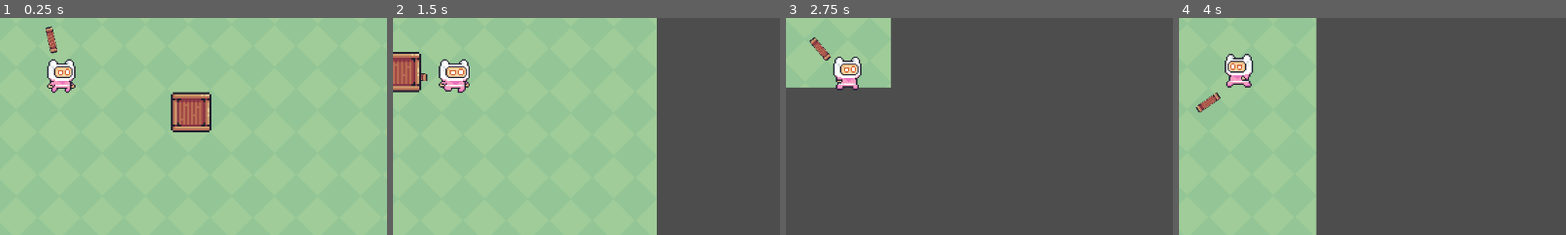
Above: before the commit, frames 1-4 (left to right).
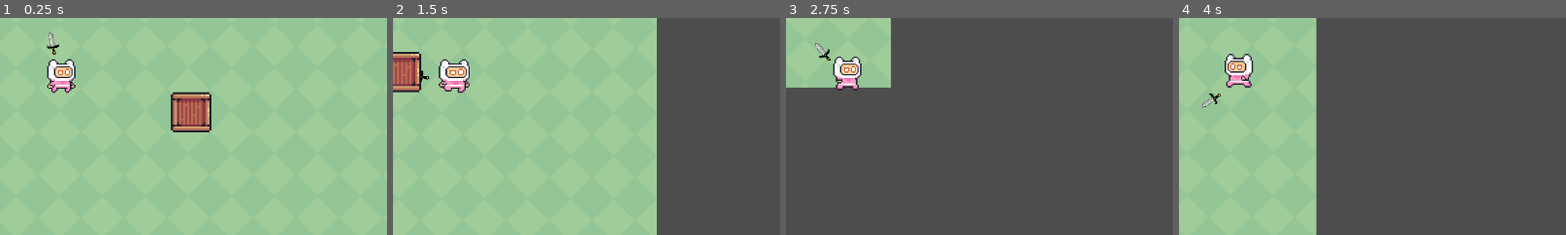
Above: after the commit, the same moments.

Repository: GlitchSkye/Game-test-top-down
Game: Godot game, scene res://game.tscn
Same seed, same stepped clock (60 frames per second), same inputs: the game is played once before the commit and once after it.
Inputs (mouse positions are % of the whole screen's width and height, from its top left):
- Up to frame 1 (0.25 s): no input
- Up to frame 2 (1.5 s): move the mouse to (72, 45) at 0.52 s; hold Right (ui_right) 0.53-1.28 s; move the mouse to (30, 55) at 1.27 s; hold Down (ui_down) from 1.28 s (still down)
- Up to frame 3 (2.75 s): move the mouse to (60, 28) at 2.02 s; release Down (ui_down) at 2.03 s; hold Right (ui_right) from 2.03 s (still down)
- Up to frame 4 (4 s): move the mouse to (45, 70) at 2.77 s; release Right (ui_right) at 2.78 s; hold Up (ui_up) 2.78-3.53 s; move the mouse to (80, 65) at 3.52 s; hold Left (ui_left) from 3.53 s (still down)
The pictures show only the part of the screen within x 42-92%, y 37-87%; the shares and areas given below are measured in that part.

The runs differ from the first frame. In frame 1, 0.3% of the frame differs, in the area x 11-16%, y 3-17%; in frame 2, less than 0.1%; in frame 3, 0.3%; in frame 4, 0.3%, in the area x 4-11%, y 33-44%.

Commit message:
small resprite

Diff:
--- a/sword.tscn
+++ b/sword.tscn
@@ -1,40 +1,24 @@
-[gd_scene load_steps=6 format=3 uid="uid://dwhyh07kbxenr"]
+[gd_scene load_steps=4 format=3 uid="uid://dwhyh07kbxenr"]
 
 [ext_resource type="Script" path="res://sword.gd" id="1_kcs4u"]
-[ext_resource type="Texture2D" uid="uid://dmaauwgapabtb" path="res://Idle.png" id="1_u2hg1"]
+[ext_resource type="Texture2D" uid="uid://cq03t5pxn2630" path="res://sword-1.png" id="2_wovp7"]
 
 [sub_resource type="CapsuleShape2D" id="CapsuleShape2D_4ur8v"]
 radius = 7.0
-height = 44.0
-
-[sub_resource type="AtlasTexture" id="AtlasTexture_34b0n"]
-atlas = ExtResource("1_u2hg1")
-region = Rect2(2, 0, 24, 24)
-
-[sub_resource type="SpriteFrames" id="SpriteFrames_hitpx"]
-animations = [{
-"frames": [{
-"duration": 1.0,
-"texture": SubResource("AtlasTexture_34b0n")
-}],
-"loop": true,
-"name": &"default",
-"speed": 5.0
-}]
+height = 29.1642
 
 [node name="sword" type="Area2D"]
 script = ExtResource("1_kcs4u")
 
 [node name="CollisionShape2D" type="CollisionShape2D" parent="."]
-position = Vector2(58.5859, -1.1822)
+position = Vector2(65, -1)
 rotation = 1.58435
 shape = SubResource("CapsuleShape2D_4ur8v")
 
 [node name="weapon_point" type="Marker2D" parent="."]
 
-[node name="swordSprite" type="AnimatedSprite2D" parent="weapon_point"]
+[node name="Sprite2D" type="Sprite2D" parent="weapon_point"]
 texture_filter = 1
-position = Vector2(59.5859, -1.18221)
-rotation = 1.58435
-scale = Vector2(0.541667, 1.95833)
-sprite_frames = SubResource("SpriteFrames_hitpx")
+position = Vector2(50, -2)
+rotation = 0.81967
+texture = ExtResource("2_wovp7")
Binary file added: sword-1.png
Not shown, added: sword-1.png.import
